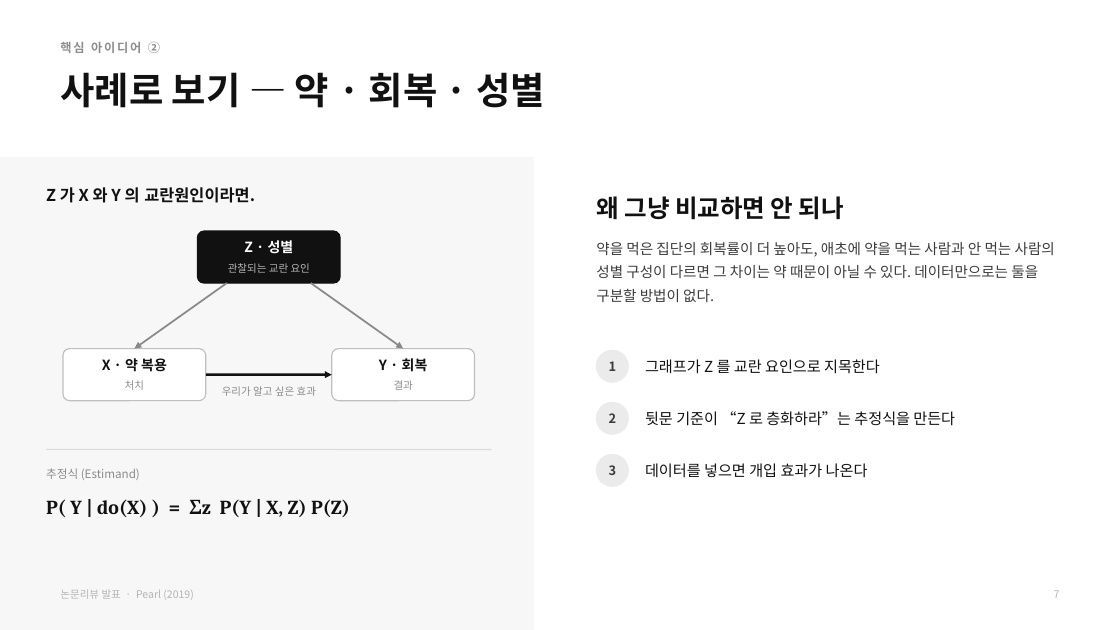
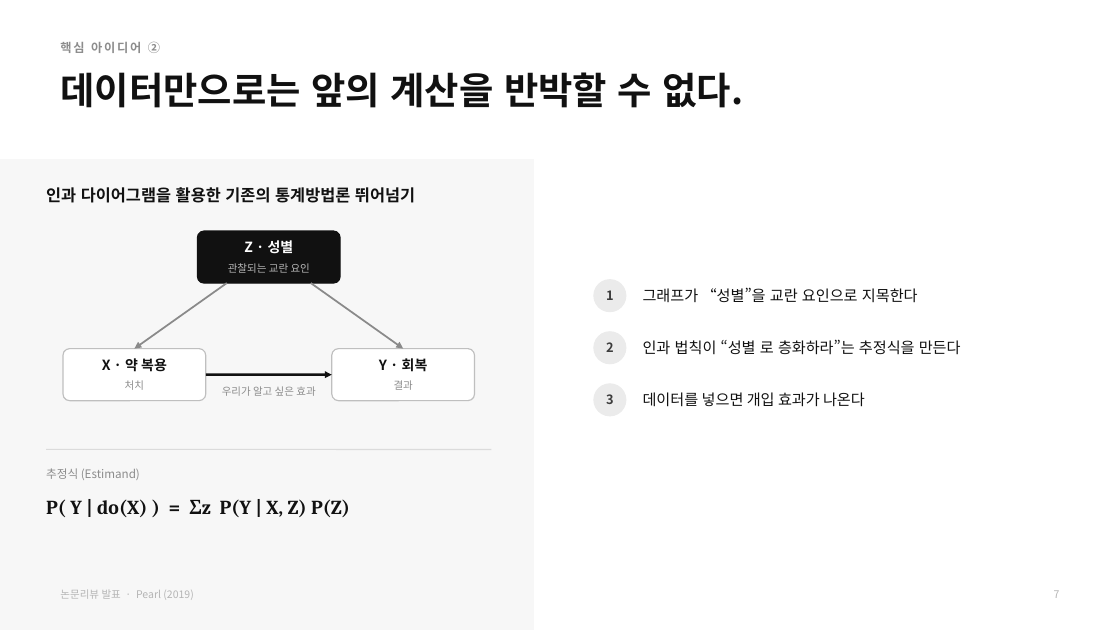
Before and after one commit to HUFS-DAT/dat-datasets, a slide deck: slide 12 of submissions/8기/CREDIT/Credit_논문리뷰.pptx (slide 8 before the commit). Drawn at 1120x630 pixels with LibreOffice and Linux fonts; fonts in the diff are those of the drawing. Boxes give left, top, right and bottom in pixels: in the first picture for what was removed or moved away, otherwise in the second. Text is boxed around its words. In the diff, an @@ line names an element or a change of style, - is before the commit and + after.

```diff
--- a/submissions/8기/CREDIT/Credit_논문리뷰.pptx
+++ b/submissions/8기/CREDIT/Credit_논문리뷰.pptx
@@ text at (x1=60, y1=72, x2=744, y2=108): text changed @@
-사례로 보기 — 약 · 회복 · 성별
+데이터만으로는 앞의 계산을 반박할 수 없다.
@@ text at (x1=46, y1=187, x2=415, y2=203): text changed @@
-Z 가 X 와 Y 의 교란원인이라면.
+인과 다이어그램을 활용한 기존의 통계방법론 뛰어넘기
@@ text removed at (x1=596, y1=196, x2=844, y2=220) @@
-왜 그냥 비교하면 안 되나
@@ text removed at (x1=596, y1=242, x2=1055, y2=302) @@
-약을 먹은 집단의 회복률이 더 높아도, 애초에 약을 먹는 사람과 안 먹는 사람의 성별 구성이 다르면 그 차이는 약 때문이 아닐 수 있다. 데이터만으로는 둘을 구분할 방법이 없다.
@@ text at (x1=643, y1=287, x2=918, y2=302): text changed @@
-그래프가 Z 를 교란 요인으로 지목한다
+그래프가 “성별”을 교란 요인으로 지목한다
@@ 3 texts, 3 ellipses moved together from (x1=597, y1=350, x2=628, y2=486) to (x1=594, y1=280, x2=626, y2=416) @@
@@ text at (x1=643, y1=339, x2=961, y2=355): text changed @@
-뒷문 기준이 “Z 로 층화하라”는 추정식을 만든다
+인과 법칙이 “성별 로 층화하라”는 추정식을 만든다
@@ text "데이터를 넣으면 개입 효과가 나온다" moved from (x1=645, y1=463, x2=868, y2=477) to (x1=643, y1=392, x2=865, y2=407) @@
```
Also in this commit, not shown: 8 other slides changed, 2 slides added, 5 slides removed.
